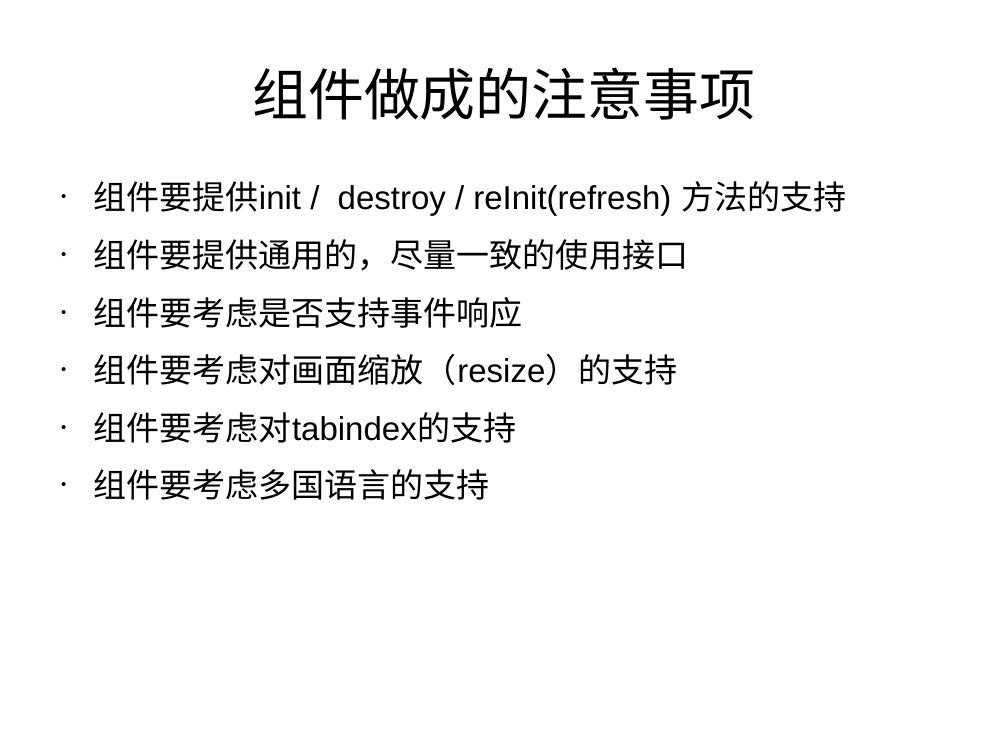
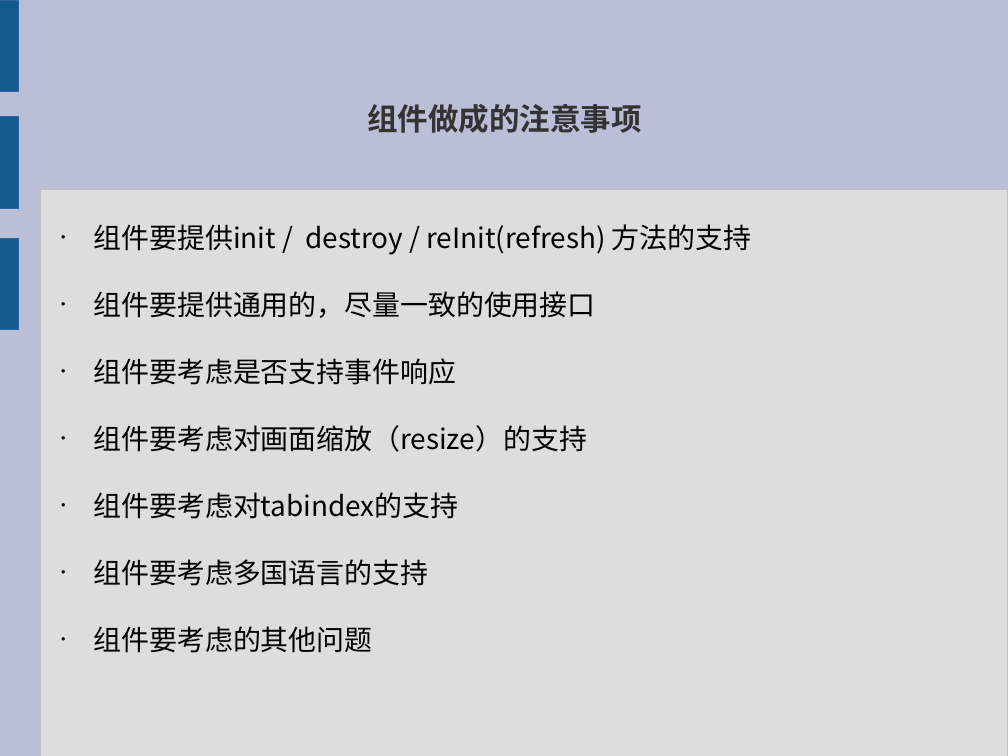
Before and after one commit to xiaoyuan521/jquery_plugin, a slide deck: slide 11 of jquery_plugin.odp. Drawn at 1008x756 pixels with LibreOffice and Linux fonts; fonts in the diff are those of the drawing. Boxes give left, top, right and bottom in pixels: in the first picture for what was removed or moved away, otherwise in the second. Text is boxed around its words. In the diff, an @@ line names an element or a change of style, - is before the commit and + after.

```diff
--- a/jquery_plugin.odp
+++ b/jquery_plugin.odp
@@ background #FFFFFF to #BABED6 @@
@@ rectangle added at (0,0,18,91), fill #125C8D, outline #3465A4 0 pt @@
@@ title "组件做成的注意事项": place and size @@
-title "组件做成的注意事项" at (252,67,755,120)
+title "组件做成的注意事项" at (367,104,641,133)
@@ title "组件做成的注意事项" at (367,104,641,133): size 44 to 24 pt, font Arial to Noto Sans CJK SC, text colour #000000 to #333333, bold on @@
@@ rectangle added at (0,117,18,209), fill #125C8D, outline #3465A4 0 pt @@
@@ rectangle added at (40,189,1008,756), fill #DDDDDD, outline #C0C0C0 0 pt @@
@@ rectangle added at (0,238,18,329), fill #125C8D, outline #3465A4 0 pt @@
@@ text "组件要提供init / destroy / reInit(refresh) ...": place and size @@
-text "组件要提供init / destroy / reInit(refresh) ..." at (94,181,847,500)
+text "组件要提供init / destroy / reInit(refresh) ..." at (94,224,751,653)
@@ text at (94,224,751,586): size 26 to 22 pt, font Arial to Noto Sans CJK SC; less space between paragraphs @@
@@ text at (94,626,373,653): paragraph added @@
+• 组件要考虑的其他问题
```
Also in this commit, not shown: 14 other slides changed, 4 slides added, 3 slides removed, 1 other file.
